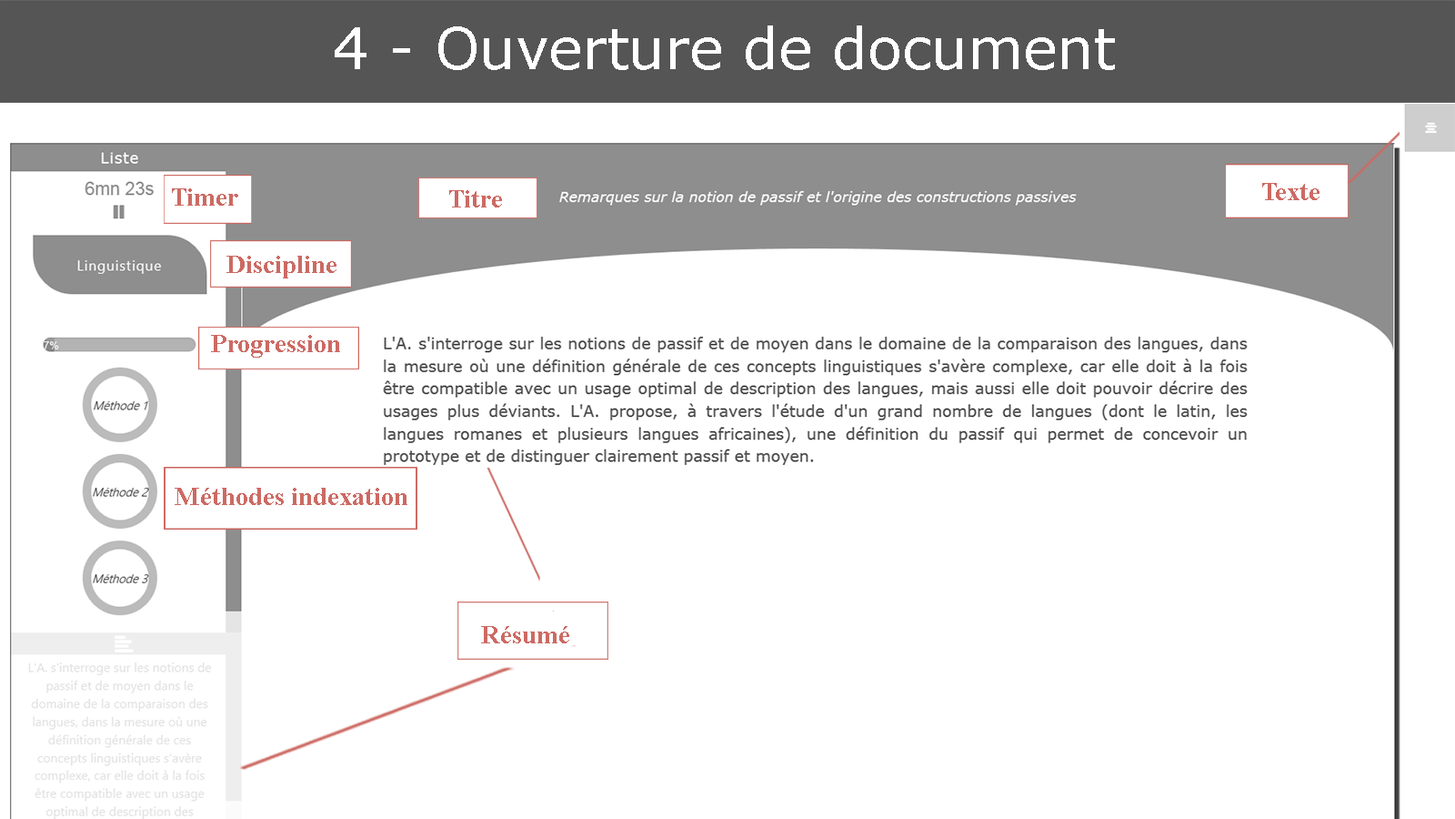
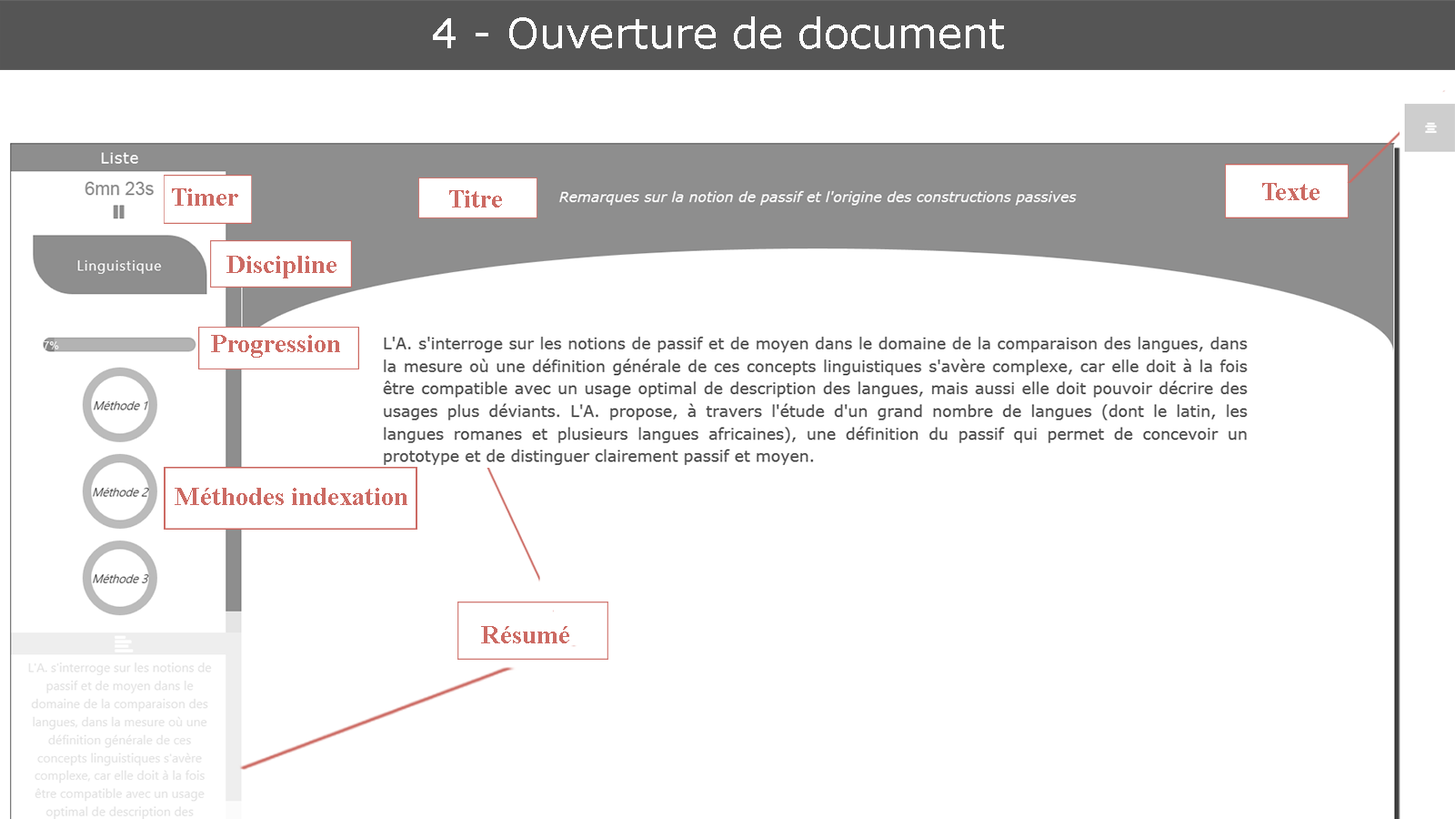
Layered file, before and after one edit (1455×819). Changes by layer:
painted on "4 - Ouverture de document" over 334, 16, 1116, 71
painted on "Calque 1" over 0, 0, 1455, 103
added layer "fond blanc" over 0, 0, 1455, 103
